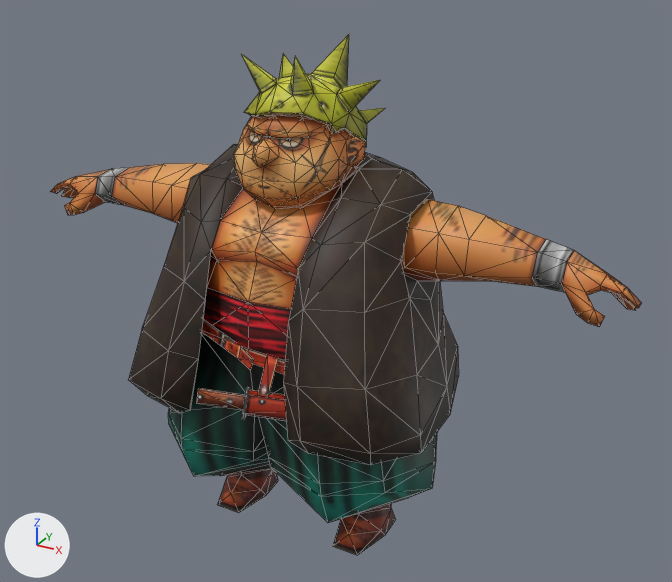
A saved change to the FBX model Assets/Yamagen/Yangus_attack.FBX.
The view is the same before and after, from a 50 mm camera at (0.641, -1.071, 0.924) aimed at (0.034, 0.033, 0.372). Lighting does not change. The marker at lower left points along +X, +Y and +Z. Mesh edges are drawn as thin lines. Where no turn or scale is listed for an object, it has been applied to the vertices.

Script lines for the objects in view, before the commit:
```python
me_mesh = bpy.data.meshes.new('Mesh')
me_mesh.from_pydata(...)  # 692 vertices, 1186 faces; spans x -0.471..0.471, y -0.215..0.186, z 0.0..0.731
# faces by material slot: [216, 318, 132, 520]
me_mesh.materials.append(mat_c002a_all2_ne_nos0_mat)  # picture img_c002_skin1_all_png
me_mesh.materials.append(mat_c002a_alla_nos0_mat)  # picture img_c002_skin1_all_png
me_mesh.materials.append(mat_c002a01_nos0_mat)  # picture img_c002a01_png
me_mesh.materials.append(mat_c002a_allb_nos0_mat)  # picture img_c002_skin1_all_png
ob_vsn_mesh_3_polymsh = bpy.data.objects.new('vsn_mesh_3_polymsh', me_mesh)
ob_vsn_mesh_3_polymsh.location = (0.0, 0.0, 0.0)
```
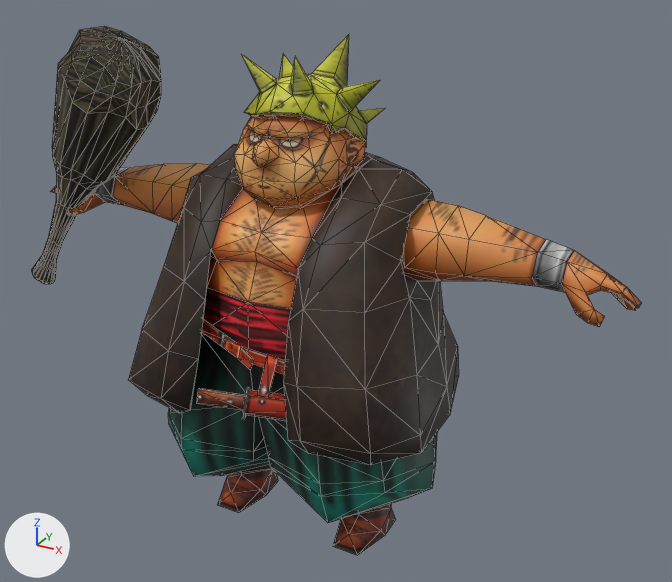
Patch to the scene script:
```diff
--- a/Assets/Yamagen/Yangus_attack.FBX.py
+++ b/Assets/Yamagen/Yangus_attack.FBX.py
@@ img_wood_sleepers02_p_png @@
+img_wood_sleepers02_p_png = load_image('Wood-Sleepers02-p.png', '_unpacked/Wood-Sleepers02-p.png', 1000, 1000, 'sRGB')
@@ mat_material__26 @@
+mat_material__26 = principled_material('Material #26')
+mat_material__26.texture = img_wood_sleepers02_p_png
+mat_material__26.roughness = 0.859
@@ me_mesh_001 @@
+me_mesh_001.from_pydata(...)  # 236 vertices, 468 faces; spans x -0.035..0.346, y -0.182..-0.015, z -0.014..0.461
+me_mesh_001.materials.append(mat_material__26)  # picture img_wood_sleepers02_p_png
@@ ob_club @@
+ob_club = bpy.data.objects.new('club', me_mesh_001)
+ob_club.location = (-0.539, 0.054, 0.281)
```

Changed parts and their boxes [x1, y1, x2, y2] in the pictures (672 x 582 px):
'club', added
    after: [31, 26, 161, 284]
